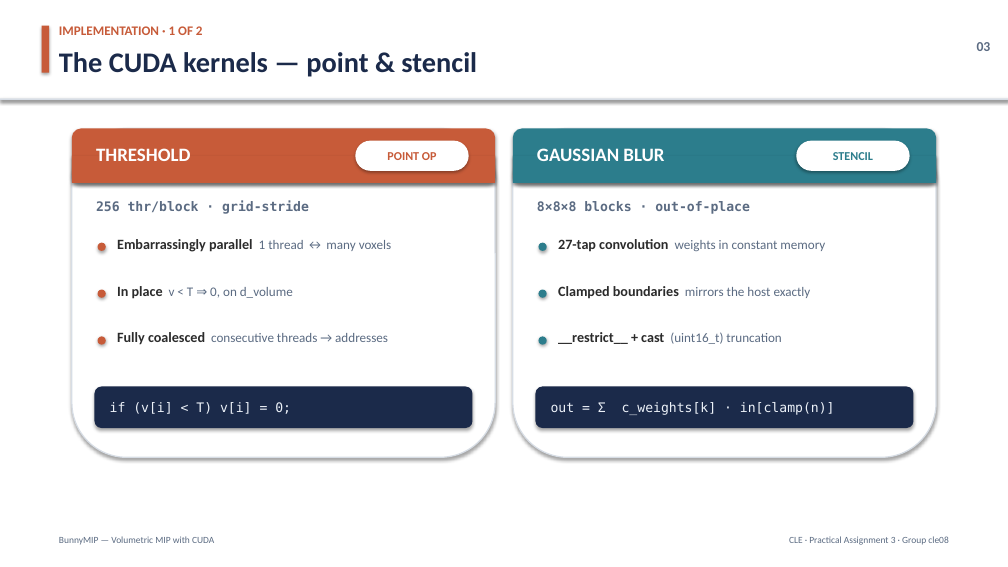
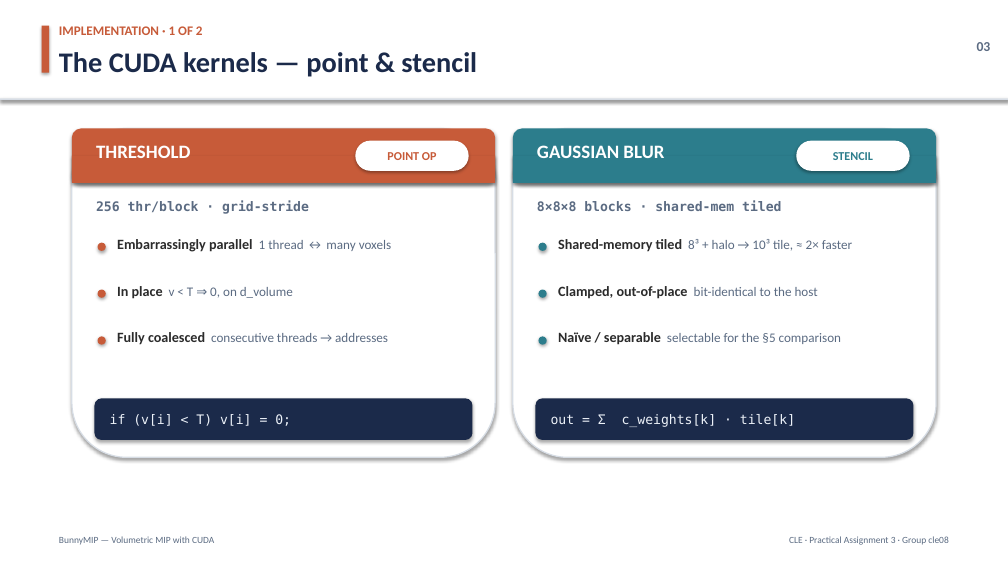
Before and after one commit to hujuc/BunnyMIP-CUDA-CLE, a slide deck: slide 3 of docs/BunnyMIP-Presentation5mins.pptx. Drawn at 1008x567 pixels with LibreOffice and Linux fonts; fonts in the diff are those of the drawing. Boxes give left, top, right and bottom in pixels: in the first picture for what was removed or moved away, otherwise in the second. Text is boxed around its words. In the diff, an @@ line names an element or a change of style, - is before the commit and + after.

```diff
--- a/docs/BunnyMIP-Presentation5mins.pptx
+++ b/docs/BunnyMIP-Presentation5mins.pptx
@@ text at <box>537,200,781,211</box>: text changed @@
-8×8×8 blocks · out-of-place
+8×8×8 blocks · shared-mem tiled
@@ text at <box>558,239,852,252</box>: text changed @@
-27-tap convolution weights in constant memory
+Shared-memory tiled 8³ + halo → 10³ tile, ≈ 2× faster
@@ text at <box>558,286,818,299</box>: text changed @@
-Clamped boundaries mirrors the host exactly
+Clamped, out-of-place bit-identical to the host
@@ text at <box>558,332,841,345</box>: text changed @@
-__restrict__ + cast (uint16_t) truncation
+Naïve / separable selectable for the §5 comparison
@@ rounded rectangle: place and size @@
-rounded rectangle at <box>95,386,473,428</box>
+rounded rectangle at <box>95,399,473,440</box>
@@ text "if (v[i] < T) v[i] ...": place and size @@
-text "if (v[i] < T) v[i] ..." at <box>110,402,291,414</box>
+text "if (v[i] < T) v[i] ..." at <box>110,414,291,426</box>
@@ rounded rectangle: place and size @@
-rounded rectangle at <box>535,386,913,428</box>
+rounded rectangle at <box>535,399,913,440</box>
@@ text at <box>551,414,795,427</box>: text changed @@
-out = Σ c_weights[k] · in[clamp(n)]
+out = Σ c_weights[k] · tile[k]
```
Also in this commit, not shown: 4 other slides changed, 5 other files.
